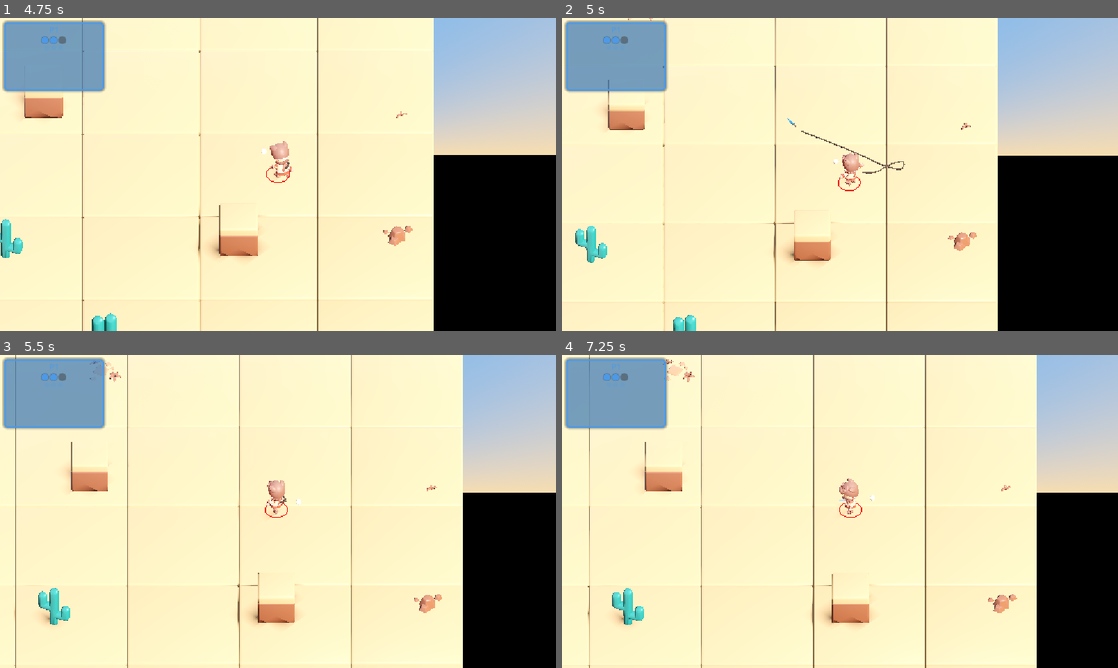
Above: before the commit, frames 1-4 (two rows, left to right).
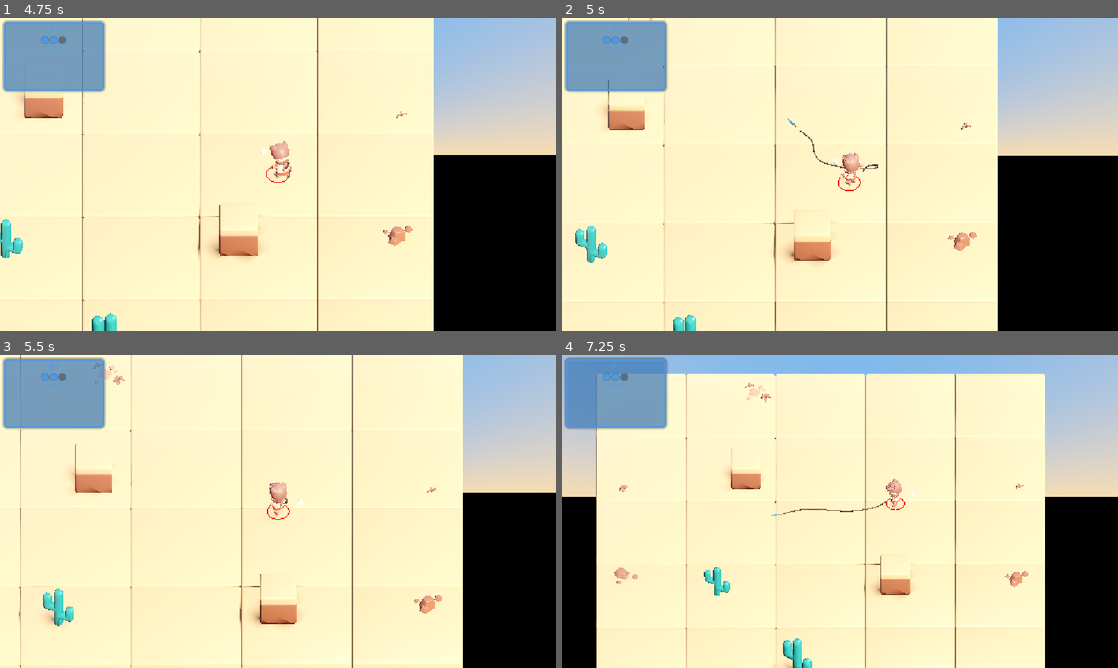
Above: after the commit, the same moments.

Repository: haotsai101/ropedart-arena
Game: Godot game, scene res://tests/test_player_map_boundary.tscn
Two runs of this game, one before a commit and one after it. Both use one fixed random seed, a clock stepped at 60 frames per second and the inputs below. This scene is started directly instead of the project's main scene.
Inputs (mouse positions are in pixels of both pictures, inside the frame that each line leads up to):
- Up to frame 1 (4.75 s): tap Enter (ui_accept) at 0.5, 0.77, 2, 3.77 s; move the mouse to (400, 158) at 0.52 s; hold Right (ui_right) 0.53-1.25 s; tap B at 0.6 s; click (400, 158) at 0.67 s; drag from (166, 190) to (250, 237) at 1.27 s; move the mouse to (333, 105) at 2.02 s; hold Right (ui_right) 2.03-2.75 s; tap R at 2.1 s; drag from (250, 237) to (111, 127) at 2.77 s; move the mouse to (444, 221) at 3.52 s; hold Left (ui_left) 3.53-4.25 s; tap Backspace at 3.6 s; drag from (111, 127) to (194, 96) at 4.27 s
- Up to frame 2 (5 s): no input
- Up to frame 3 (5.5 s): move the mouse to (305, 511) at 5.02 s; hold Down (ui_down) from 5.03 s (still down); hold Shift from 5.03 s (still down); click (305, 511) at 5.17 s
- Up to frame 4 (7.25 s): release Down (ui_down) at 5.75 s; release Shift at 5.75 s; drag from (756, 433) to (728, 527) at 5.77 s; move the mouse to (962, 495) at 6.52 s; hold Up (ui_up) from 6.53 s (still down); tap B at 6.6 s; tap Enter (ui_accept) at 6.77 s

Frame 1 is identical in both runs. In frame 2, 0.2% of the frame differs, in the area x 42-62%, y 36-50%; in frame 3, 2.7%; in frame 4, 17%, in the area x 0-100%, y 0-100%.

Commit message:
fix: rope dart anchors at max range instead of auto-recalling; growing-leash unspool fix
Reaching ROPE_LENGTH without hitting anything now anchors the dart in
open air (same as an obstacle/player hit) instead of auto-triggering
recall(), per explicit user direction reversing an earlier decision.

Also: the previous round's bunched-spawn + velocity-clamp unspool fix
still wasn't reeling out convincingly -- verified a per-body speed
clamp alone can't bound the chain's aggregate growth rate, since many
bodies moving concurrently at individually-legal speeds still unfold
slack together within a few ticks. Replaced the primary unspool-pacing
mechanism with a growing-leash position clamp (rope_segment_body.gd):
each segment's own distance from the hand is capped every physics tick
to the dart's real, currently-known travel distance plus a small slack
allowance (player.gd's ROPE_UNSPOOL_SLACK), computed live from the
dart's own smooth kinematic position rather than left to the joint
solver's harder-to-bound emergent equilibrium. Verified via a per-tick
probe: chain reach now grows smoothly and monotonically tick over
tick, instead of jumping to ~90% of full length within a few ticks.

Co-Authored-By: Claude Sonnet 5 <noreply@anthropic.com>
Claude-Session: https://claude.ai/code/session_019aCxs6gZU2bEG9ijQUiYXu

Diff:
--- a/scripts/player.gd
+++ b/scripts/player.gd
@@ -311,9 +311,31 @@
 ## its own pair of bodies together less firmly, so the whole chain resists
 ## cascading disturbance from its OTHER 8 joints less, letting the chain's
 ## effective total length balloon further past its own physical capacity
-## instead of less. Left at PhysicsServer3D's own default (unset, 0.3) --
-## the working fix is rope_segment_body.gd's MAX_SEGMENT_SPEED clamp alone,
-## see its own doc comment.
+## instead of less. Left at PhysicsServer3D's own default (unset, 0.3).
+## SECOND EXPERIMENT TRIED AND ALSO INSUFFICIENT ALONE: rope_segment_body.gd's
+## MAX_SEGMENT_SPEED clamp (a per-body XZ speed cap) meaningfully prevented
+## multi-tick runaway divergence, but tested in isolation at a much lower
+## value (8.0, vs. the shipped 45.0) it barely changed how fast the WHOLE
+## chain's length grew in the first several ticks -- still reached ~70-90% of
+## full length within the same ~4-6 ticks. Root cause: a per-body speed limit
+## bounds any ONE body's motion, but multiple bodies moving concurrently (each
+## individually within its own legal speed) can still unfold a large fraction
+## of the chain's total slack together within a few ticks -- the real
+## bottleneck is the chain's AGGREGATE growth rate, which no per-body speed
+## cap can bound on its own. THE ACTUAL WORKING FIX for the unspool RATE is
+## the growing-leash position clamp in rope_segment_body.gd
+## (`max_reach_from_hand`, driven live every tick from ROPE_UNSPOOL_SLACK
+## below) -- MAX_SEGMENT_SPEED is kept as a secondary safety net against
+## divergence, not the primary unspool-pacing mechanism.
+## How far the rope's visible/simulated extent is allowed to exceed the REAL,
+## currently-known hand-to-dart distance at any given tick (see
+## rope_segment_body.gd's `max_reach_from_hand`, driven every tick by
+## _update_physics_rope_anchors() below) -- a small constant slack allowance
+## so the rope still reads as a bit loose/sagging rather than perfectly
+## string-taut, not an arbitrary unspool-speed tuning knob: the actual GROWTH
+## RATE of the allowed extent is tied directly to the dart's own real,
+## already-smooth travel distance, not to any separate timer or ramp.
+const ROPE_UNSPOOL_SLACK: float = 1.0
 ## Matches arena_obstacle.gd's own copy of this same bit -- see that script's
 ## comment for why it's duplicated rather than shared, and for the
 ## one-directional layer/mask design (chain reacts to obstacles; nothing
@@ -1605,10 +1627,28 @@
 	## how it actually looks on screen -- no screenshot access this session.
 	if not _physics_rope_active:
 		return
+	var hand_pos: Vector3 = _get_rope_hand_anchor_pos()
 	if _physics_rope_hand_anchor != null:
-		_physics_rope_hand_anchor.global_position = _get_rope_hand_anchor_pos()
+		_physics_rope_hand_anchor.global_position = hand_pos
+	var tip_pos: Vector3 = _get_rope_tip_target()
 	if _physics_rope_tip_anchor != null:
-		_physics_rope_tip_anchor.global_position = _get_rope_tip_target()
+		_physics_rope_tip_anchor.global_position = tip_pos
+
+	# Growing-leash unspool pacing (see ROPE_UNSPOOL_SLACK's own comment and
+	# rope_segment_body.gd's `max_reach_from_hand` doc comment for the full
+	# root-cause writeup): every dynamic segment's own live budget is
+	# recomputed here, every physics tick, directly from the REAL,
+	# already-known hand-to-dart distance -- not from any separate timer or
+	# ramp -- so the rope's visible/simulated extent can never get further
+	# ahead of the dart's own actual travel than ROPE_UNSPOOL_SLACK, no matter
+	# how fast the joint solver's own emergent equilibrium would otherwise
+	# resolve the bunched spawn's slack.
+	var hand_2d := Vector2(hand_pos.x, hand_pos.z)
+	var real_dist: float = hand_pos.distance_to(tip_pos)
+	var budget: float = minf(real_dist + ROPE_UNSPOOL_SLACK, DART_ROPE_LENGTH)
+	for seg in _physics_rope_segments:
+		seg.hand_pos_2d = hand_2d
+		seg.max_reach_from_hand = budget
 
 
 func _free_physics_rope() -> void:
--- a/scripts/rope_dart.gd
+++ b/scripts/rope_dart.gd
@@ -19,9 +19,11 @@
 ##
 ## The rope has a fixed length (ROPE_LENGTH, 4x a character's height) rather
 ## than growing with charge power -- charge now scales travel_speed only.
-## Reaching full extension without hitting anything doesn't anchor it in
-## place; it immediately yanks back into RECALLING instead, like snapping
-## taut on a real tether.
+## Reaching full extension without hitting anything now ANCHORS the dart in
+## open air at that point (same as an obstacle/player hit) -- per explicit
+## user direction, reversing an earlier design decision where this instead
+## auto-triggered recall() ("yank back") without ever anchoring. See the
+## FLYING branch's own comment in _physics_process() for the change.
 ##
 ## Player hit detection (_check_hits()) is unchanged: still pure 2D capsule
 ## math, head vs. body, kill vs. trip()'s "clothesline" stagger -- that's a
@@ -201,10 +203,14 @@
 					head_2d = (hit_point_2d as Vector2) + dir_2d * ANCHOR_EMBED_DEPTH
 					_anchor()
 				elif head_2d.distance_to(origin_2d) >= ROPE_LENGTH:
-					# Fixed-length rope snapping taut: rather than anchoring at empty
-					# air, it yanks straight back toward the owner.
+					# Per explicit user direction (reversing an earlier design
+					# decision that auto-recalled here instead): reaching max
+					# range without hitting anything now ANCHORS the dart in
+					# open air at that point, same as an obstacle/player hit --
+					# it stays stuck there until the owner recalls it or walks
+					# over it (pickup_radius), rather than auto-yanking back.
 					head_2d = origin_2d + dir_2d * ROPE_LENGTH
-					recall()
+					_anchor()
 
 		State.ANCHORED:
 			if owner_player.get_pos_2d().distance_to(head_2d) < pickup_radius:
--- a/scripts/rope_segment_body.gd
+++ b/scripts/rope_segment_body.gd
@@ -63,11 +63,23 @@
 ## instead of compounding.
 const MAX_SEGMENT_SPEED: float = 45.0
 
+## --- Growing-leash unspool clamp (see the doc comment inside
+## _integrate_forces() below for the full root-cause writeup) ---
+## Updated every physics tick by player.gd's _update_physics_rope_anchors(),
+## NOT set once at spawn like locked_y -- both need to track the hand's real
+## (animated) position and the dart's real, currently-growing travel distance
+## live. hand_pos_2d/max_reach_from_hand default to values that make the
+## clamp a no-op (max_reach_from_hand very large) until the first tick
+## player.gd drives them, so a freshly spawned segment before its first
+## _update_physics_rope_anchors() call this tick doesn't get spuriously
+## snapped to the origin.
+var hand_pos_2d: Vector2 = Vector2.ZERO
+var max_reach_from_hand: float = 1.0e9
+
 
 func _integrate_forces(state: PhysicsDirectBodyState3D) -> void:
 	var t: Transform3D = state.transform
 	t.origin.y = locked_y
-	state.transform = t
 	var v: Vector3 = state.linear_velocity
 	v.y = 0.0
 	# UNSPOOL WHIPLASH FIX: when player.gd started spawning every segment of
@@ -106,4 +118,53 @@
 		var clamp_ratio: float = MAX_SEGMENT_SPEED / xz_speed
 		v.x *= clamp_ratio
 		v.z *= clamp_ratio
+
+	# GROWING-LEASH FIX (this round, on top of the speed clamp above): a
+	# per-body velocity cap alone was tried in isolation (down to 8.0, far
+	# below the already-shipped 45.0) and measured, via the same real per-tick
+	# probe, to barely change the chain's overall unspool timing at all --
+	# the chain still reached ~70-90% of its full 8-unit length within the
+	# same ~4-6 ticks regardless. Root cause: a per-body speed clamp only
+	# bounds how fast any ONE body moves, but multiple bodies along the chain
+	# can each move at a modest, individually-legal speed SIMULTANEOUSLY,
+	# and their combined effect can still unfold a large fraction of the
+	# chain's total slack within a handful of ticks -- the real bottleneck is
+	# the AGGREGATE rate the whole chain's length grows at, not any single
+	# body's speed, and no per-body speed limit can bound that on its own.
+	#
+	# Fix: directly cap this segment's own distance from the hand (XZ only,
+	# matching this game's flat-plane invariant) to max_reach_from_hand --
+	# updated every physics tick by player.gd to equal the REAL, currently
+	# known hand-to-dart distance plus a small fixed slack allowance (see
+	# player.gd's ROPE_UNSPOOL_SLACK), capped at the chain's own total
+	# capacity (DART_ROPE_LENGTH). This directly and deterministically ties
+	# how far ANY point of the rope can be from the hand to how far the REAL
+	# dart has ACTUALLY traveled so far -- which is itself already smooth and
+	# non-explosive (a kinematic read of the dart's own position, not
+	# anything joint-solver-derived) -- rather than hoping the joint solver's
+	# emergent, hard-to-bound-precisely equilibrium happens to grow at a
+	# similar rate. Any segment the solver tries to push out past that live
+	# budget gets pulled back radially (preserving its current angle/side, so
+	# it doesn't fight the solver's own XZ shaping -- draping over obstacles
+	# etc. from the existing real-physics collision is unaffected, since nothing
+	# here touches the segments' capsule collision response, only this extra
+	# position ceiling); the outward-radial component of its velocity is also
+	# zeroed so it doesn't immediately re-violate the same cap next tick and
+	# buzz/jitter against it.
+	var xz_pos := Vector2(t.origin.x, t.origin.z)
+	var offset: Vector2 = xz_pos - hand_pos_2d
+	var dist: float = offset.length()
+	if dist > max_reach_from_hand and dist > 0.0001:
+		var radial_dir: Vector2 = offset / dist
+		var clamped_xz: Vector2 = hand_pos_2d + radial_dir * max_reach_from_hand
+		t.origin.x = clamped_xz.x
+		t.origin.z = clamped_xz.y
+		var v2 := Vector2(v.x, v.z)
+		var radial_speed: float = v2.dot(radial_dir)
+		if radial_speed > 0.0:
+			v2 -= radial_dir * radial_speed
+			v.x = v2.x
+			v.z = v2.y
+
+	state.transform = t
 	state.linear_velocity = v
Not shown, changed: CLAUDE.md
